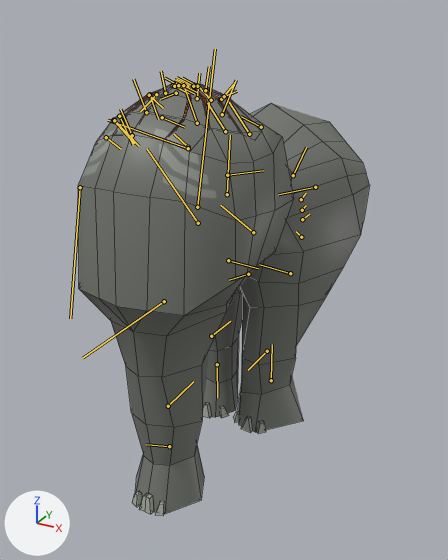
A saved change to the FBX model Assets/Gfx/creatures/elephant.fbx.
The view is the same before and after, from a 50 mm camera at (0.0658, -0.1042, 0.102) aimed at (-0.0007, 0.0168, 0.0415). The axes (+X, +Y, +Z) are drawn at lower left. The lights are the same throughout. Both versions are drawn at frame 282 of the action 'Take 001'; the numbers are the values there. The bones that bend it are drawn over the model as lines. Mesh edges are drawn as thin lines.

In view in the first picture: 'elephantMesh'.
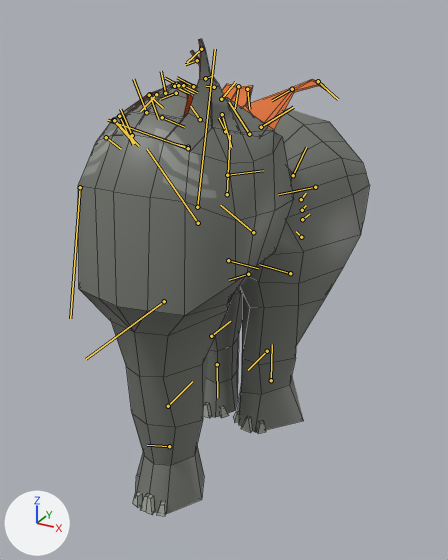
Commit message: Fixed a minor elephant animation glitch

What the commit changed:
Bone 'eFHip' (bone_efhip) turns from (-1, 0, -2) to (-2, 0, -2) degrees about its own x, y and z.
Bone 'eLBrainA1' (bone_elbraina1) turns from (0, 0, 0) to (3, -16, 17) degrees about its own x, y and z.
Bone 'eLBrainA2' (bone_elbraina2) turns from (0, 0, 0) to (9, -6, 11) degrees about its own x, y and z.
Bone 'eLBrainA3' (bone_elbraina3) turns from (0, 0, 0) to (0, 0, 22) degrees about its own x, y and z.
Bone 'eLBrainA4' (bone_elbraina4) turns from (0, 0, 0) to (0, -23, 0) degrees about its own x, y and z.
Bone 'eLBrainB1' (bone_elbrainb1) turns from (0, 0, 0) to (19, -13, 11) degrees about its own x, y and z.
Bone 'eLBrainB2' (bone_elbrainb2) turns from (0, 0, 0) to (2, -7, 8) degrees about its own x, y and z.
Bone 'eLBrainD1' (bone_elbraind1) turns from (0, 0, 0) to (67, -26, -86) degrees about its own x, y and z.
Bone 'eLBrainD2' (bone_elbraind2) turns from (0, 0, 0) to (1, 42, 30) degrees about its own x, y and z.
Bone 'eLBrainD3' (bone_elbraind3) turns from (0, 0, 0) to (-21, -29, 47) degrees about its own x, y and z.
Bone 'eBBrain1' (bone_ebbrain1) turns from (0, 0, 0) to (0, 0, 106) degrees about its own x, y and z.
Bone 'eBBrain2' (bone_ebbrain2) turns from (0, 0, 0) to (0, 0, 70) degrees about its own x, y and z.
Bone 'eBBrain3' (bone_ebbrain3) turns from (0, 0, 0) to (0, 0, 58) degrees about its own x, y and z.

What differs and where, as boxes (x1, y1, x2, y2) in the pictures (448 x 560 px):
'elephantMesh', posed (10% taller)
    before: (78, 81, 370, 516)
    after: (78, 39, 370, 516)
bone 'eFHip', root to tip
    before: (164, 301) to (82, 358)
    after: (164, 301) to (86, 359)
bone 'eLBrainA1', root to tip
    before: (188, 147) to (174, 134)
    after: (188, 147) to (173, 143)
bone 'eLBrainA2', root to tip
    before: (197, 123) to (185, 89)
    after: (200, 119) to (190, 106)
bone 'eLBrainA3', root to tip
    before: (197, 98) to (199, 73)
    after: (205, 78) to (213, 75)
bone 'eLBrainA4', root to tip
    before: (188, 86) to (174, 79)
    after: (201, 49) to (187, 62)
bone 'eLBrainB1', root to tip
    before: (225, 131) to (207, 103)
    after: (225, 131) to (219, 118)
bone 'eLBrainB2', root to tip
    before: (211, 100) to (197, 85)
    after: (214, 87) to (206, 86)
bone 'eLBrainD1', root to tip
    before: (261, 127) to (241, 116)
    after: (261, 127) to (293, 107)
bone 'eLBrainD2', root to tip
    before: (224, 96) to (237, 91)
    after: (292, 89) to (272, 100)
bone 'eLBrainD3', root to tip
    before: (197, 86) to (182, 78)
    after: (318, 81) to (338, 99)
bone 'eBBrain1', root to tip
    before: (222, 114) to (236, 80)
    after: (222, 114) to (231, 147)
bone 'eBBrain2', root to tip
    before: (205, 90) to (209, 66)
    after: (238, 86) to (235, 108)
bone 'eBBrain3', root to tip
    before: (193, 86) to (181, 79)
    after: (247, 89) to (249, 109)
